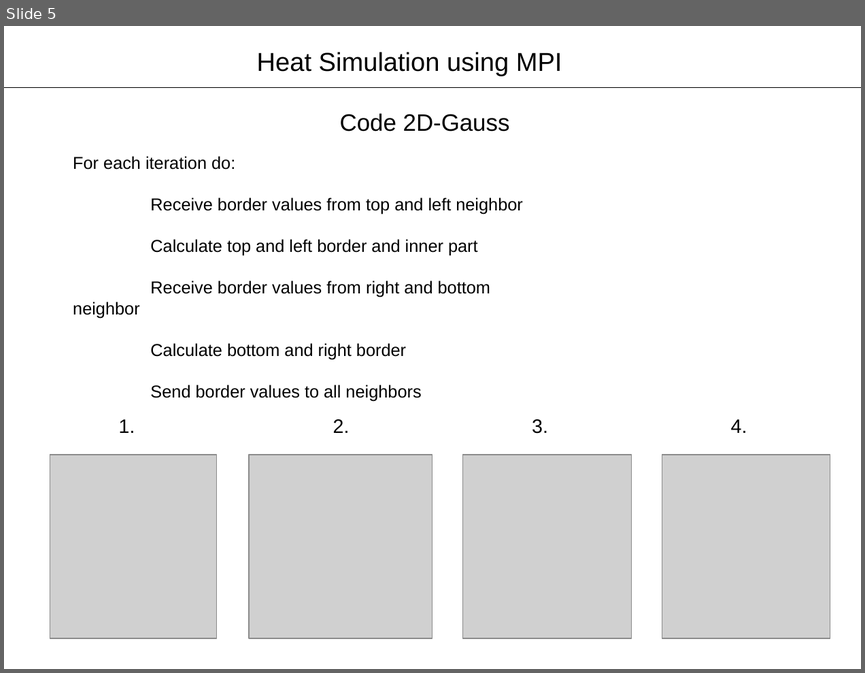
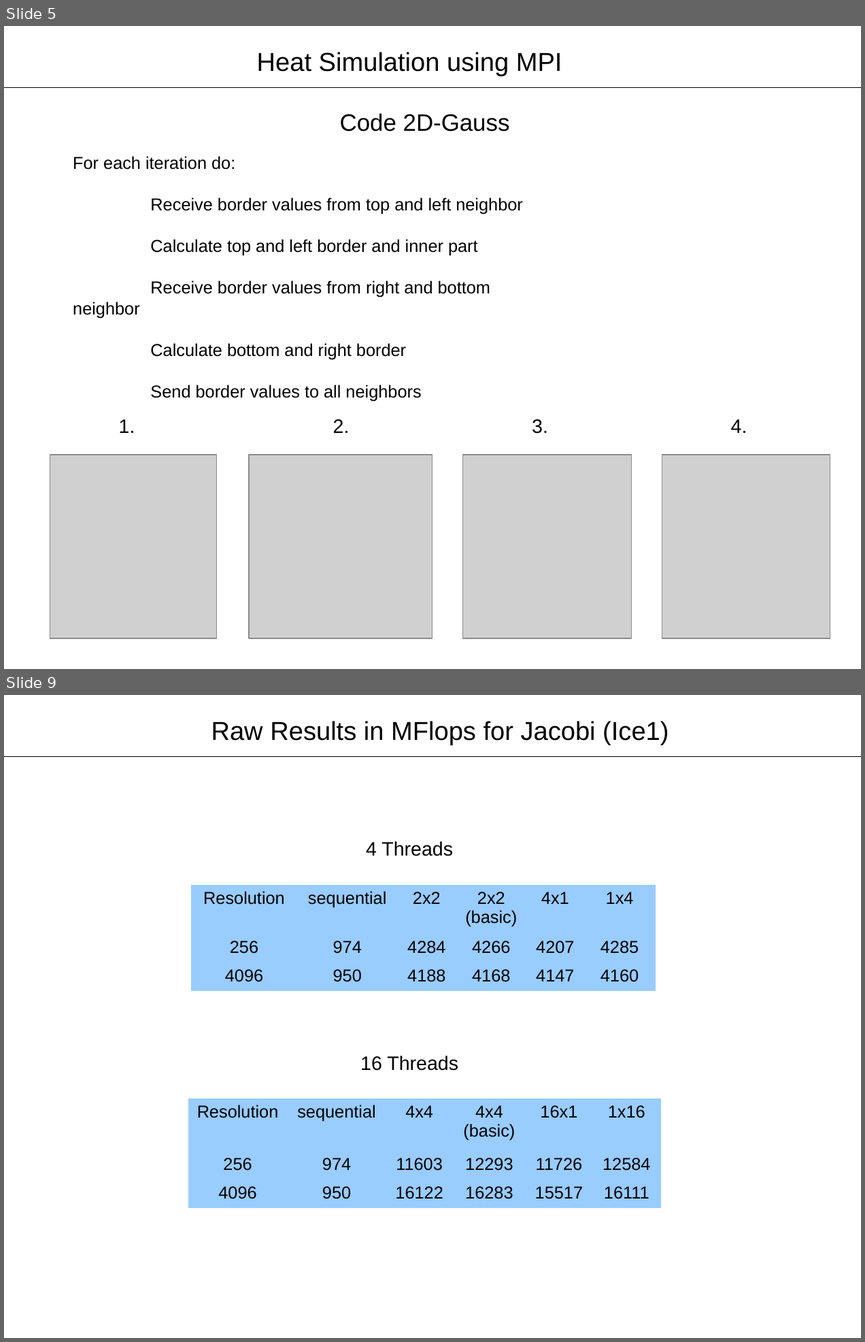
Before and after one commit to gauravk-in/supercomputer_lab, a slide deck: Presentation/presentation4.odp. Shown one above the other, each under a label of ours: slide 5 before the commit, slides 5 and 9 after it; the slides between them are not shown. The pictures are 865x673 and 865x1342 pixels, drawn with LibreOffice and Linux fonts; fonts in the diff are those of the drawing; grey boxes stand for pictures. Boxes give left, top, right and bottom in pixels: in the first picture for what was removed or moved away, otherwise in the second. Text is boxed around its words. In the diff, an @@ line names an element or a change of style, - is before the commit and + after.

Commit message:
Updated presentation4 with correct seq values
Also undid an unnecessary change for Jacobi. In the previos version a send- and receive buffer was used to communicate with the top and the bottom neighbor. This is not necessary and costs some performance.

```diff
--- a/Presentation/presentation4.odp
+++ b/Presentation/presentation4.odp
@@ slide 9 added at [4,695,861,1338], background #FFFFFF @@
@@ text added at [211,721,668,745], 24 pt, text #000000 @@
+Raw Results in MFlops for Jacobi (Ice1)
@@ line added from (4, 756) to (861, 756), #000000 0 pt @@
@@ text added at [366,841,453,856], 18 pt, text #000000 @@
+4 Threads
@@ table added at [192,885,655,986], 3 rows, 6 columns @@
+Resolution | sequential | 2x2 | 2x2 (basic) | 4x1 | 1x4
+256 | 974 | 4284 | 4266 | 4207 | 4285
+4096 | 950 | 4188 | 4168 | 4147 | 4160
@@ text added at [360,1055,458,1070], 18 pt, text #000000 @@
+16 Threads
@@ table added at [188,1098,662,1205], 3 rows, 6 columns @@
+Resolution | sequential | 4x4 | 4x4 (basic) | 16x1 | 1x16
+256 | 974 | 11603 | 12293 | 11726 | 12584
+4096 | 950 | 16122 | 16283 | 15517 | 16111
```
Also in this commit, not shown: 3 slides changed, 1 slide removed, 5 other files.
